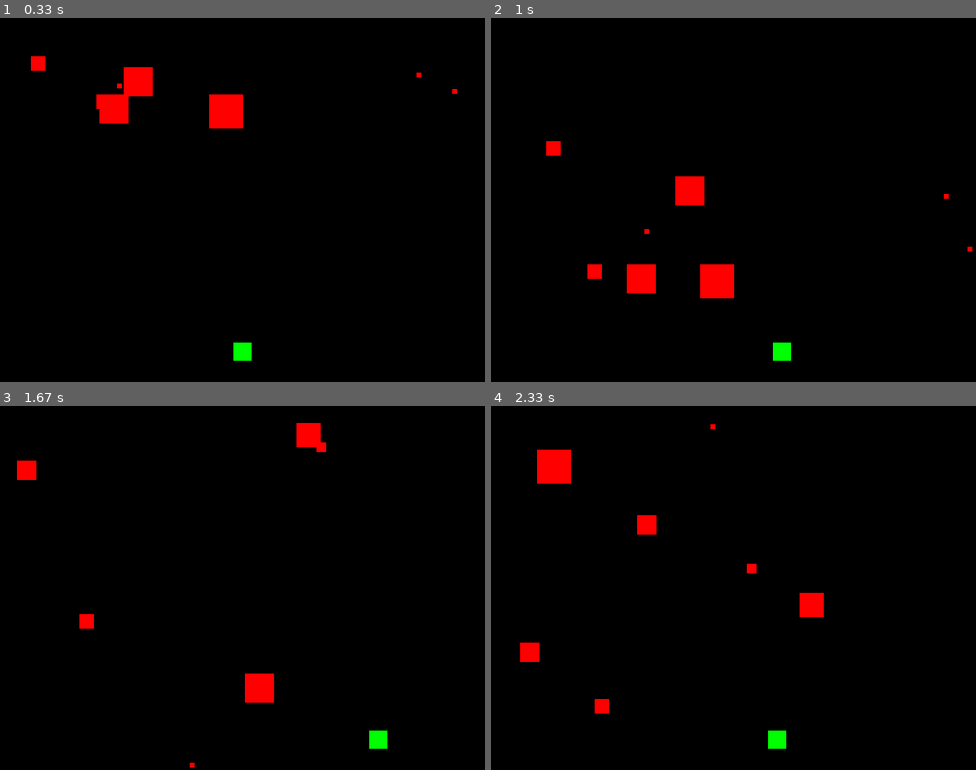
Above: before the commit, frames 1-4 (two rows, left to right).
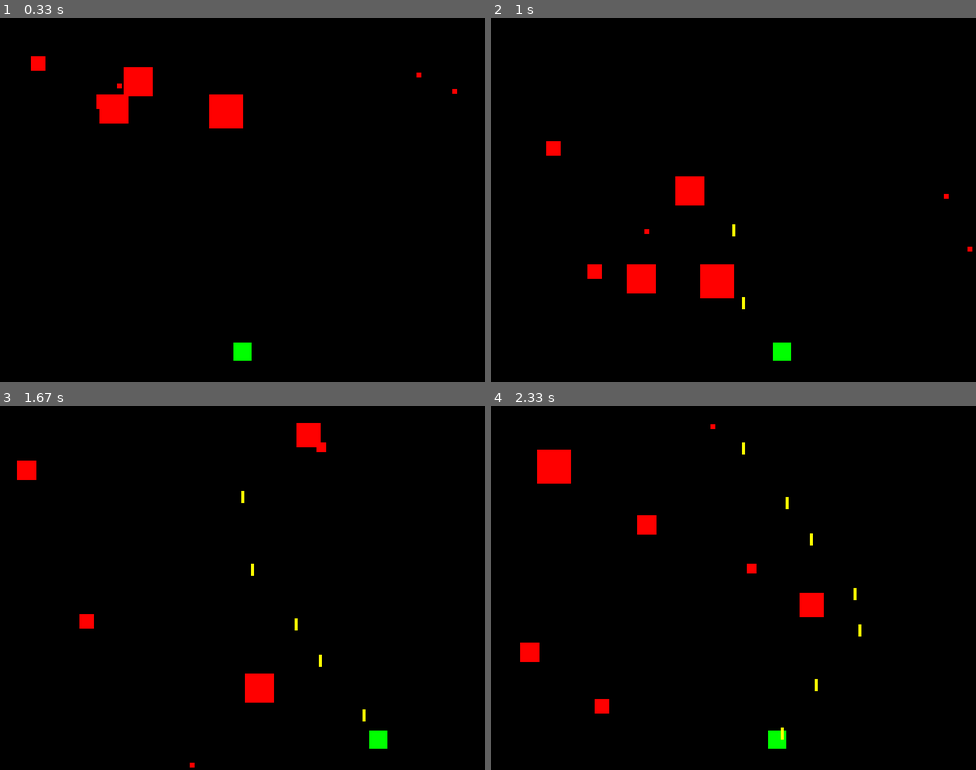
Above: after the commit, the same moments.

Repository: kylingithub/pygame_learning
Game: pygame game, started from Lesson2-remade/main.py
The game is run twice, just before and just after one commit, with the same random seed, the same clock (stepped at 60 frames per second) and the same inputs.
Inputs:
- Up to frame 1 (0.33 s): no input
- Up to frame 2 (1 s): tap Space at 0.33, 0.73 s; hold Right from 0.67 s (still down)
- Up to frame 3 (1.67 s): tap Space at 1.03, 1.23, 1.53 s; release Right at 1.13 s; hold Right 1.17-1.63 s
- Up to frame 4 (2.33 s): hold Left 1.67-2.2 s; tap Space at 1.73, 2.03, 2.3 s; hold Left from 2.23 s (still down)

Frame 1 is identical in both runs. In frame 2, less than 0.1% of the frame differs, in the area x 49-53%, y 56-80%; in frame 3, 0.1%; in frame 4, 0.1%, in the area x 51-77%, y 10-92%.

Commit message:
add Bullets objects and could shoot

Diff:
--- a/Lesson2-remade/main.py
+++ b/Lesson2-remade/main.py
@@ -55,12 +55,25 @@
     def update(self):
         self.rect.x += self.speedx
         self.rect.y += self.speedy
-        if(self.rect.y > HEIGHT):
+        if (self.rect.y > HEIGHT):
             all_sprites.add(Meteor())
             self.kill()
 
 
+class Bullet(pygame.sprite.Sprite):
+    def __init__(self, posx, posy):
+        pygame.sprite.Sprite.__init__(self)
+        self.image = pygame.Surface((5, 20))
+        self.image.fill((255, 255, 0))
+        self.rect = self.image.get_rect()
+        self.rect.centerx = posx
+        self.rect.centery = posy
+        self.speedy = 10
 
+    def update(self):
+        self.rect.y -= self.speedy
+        if self.rect.bottom < 0:
+            self.kill()
 
 
 pygame.init()
@@ -85,7 +98,14 @@
     for event in pygame.event.get():
         if event.type == pygame.QUIT:
             running = False
-
+        if event.type == pygame.KEYDOWN:
+            if event.key == pygame.K_SPACE:
+                bullet = Bullet(player.rect.centerx, player.rect.centery)
+                all_sprites.add(bullet)
+    # keystate = pygame.key.get_pressed()
+    # if(keystate[pygame.K_SPACE]):
+    #     bullet = Bullet(player.rect.centerx,player.rect.centery)
+    #     all_sprites.add(bullet)
     # update the state of sprites
 
     all_sprites.update()
